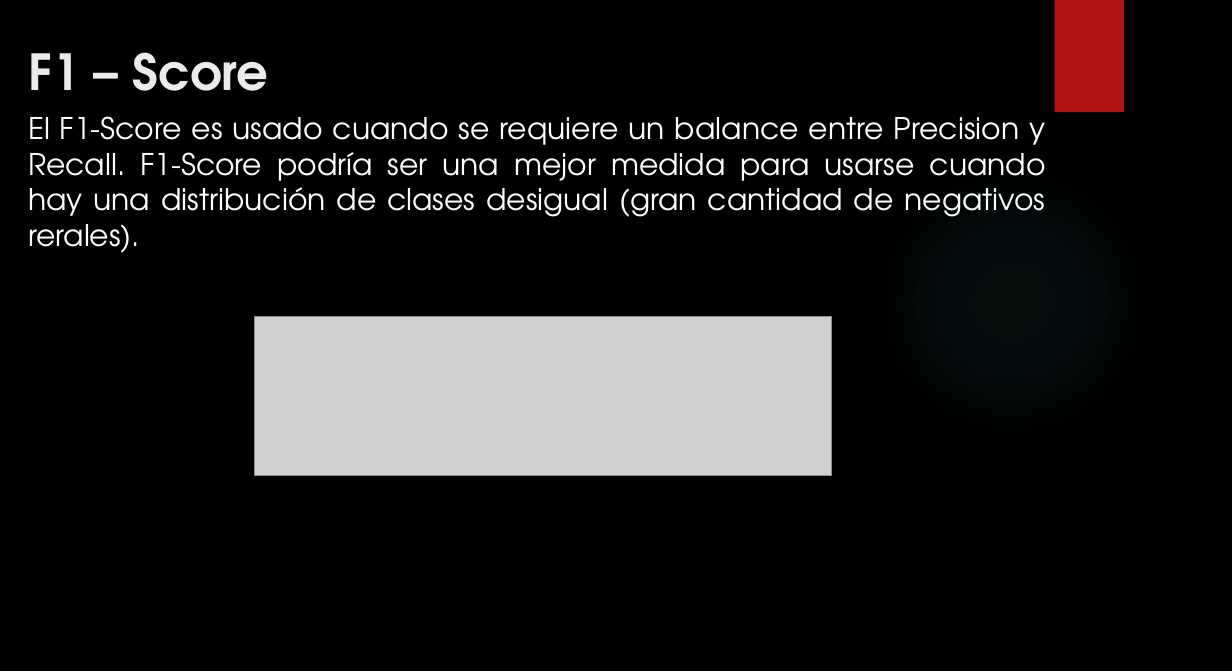
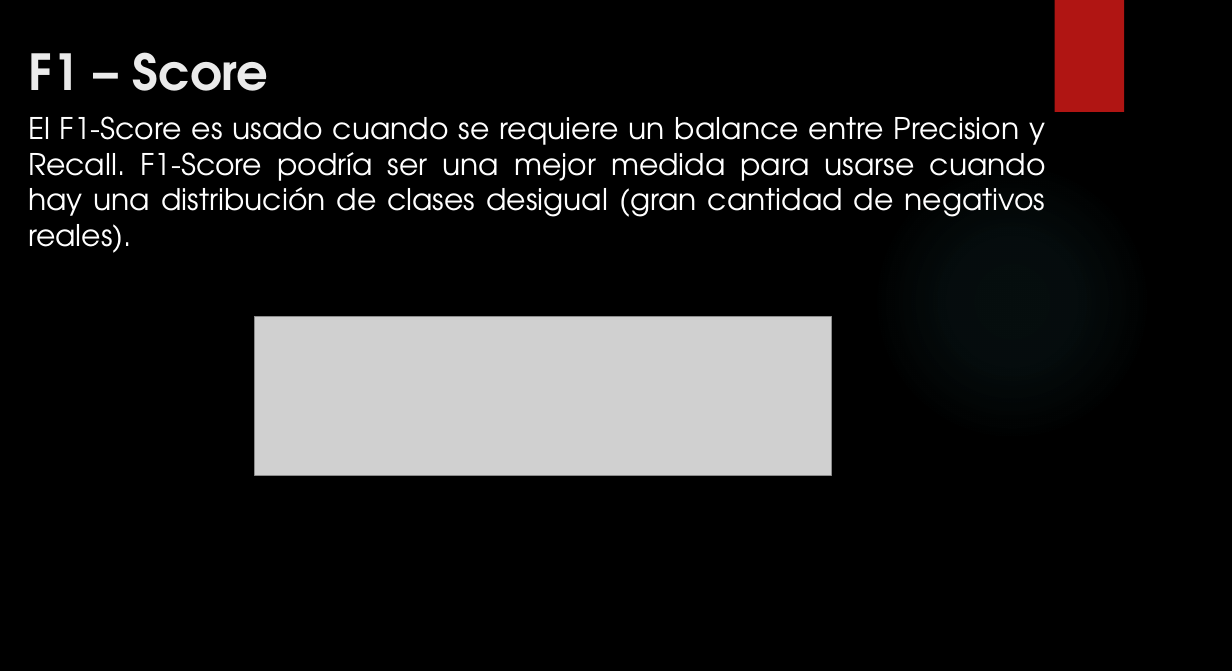
Before and after one commit to Xavi80/Material-CNBV, a slide deck: slide 9 of MOD 8/Presentaciones/Clasificacion.pptx. Drawn at 1232x671 pixels with LibreOffice and Linux fonts; fonts in the diff are those of the drawing; grey boxes stand for pictures; background and template pictures are left out. Boxes give left, top, right and bottom in pixels: in the first picture for what was removed or moved away, otherwise in the second. Text is boxed around its words. In the diff, an @@ line names an element or a change of style, - is before the commit and + after.

```diff
--- a/MOD 8/Presentaciones/Clasificacion.pptx
+++ b/MOD 8/Presentaciones/Clasificacion.pptx
@@ text at bbox=[28, 116, 1046, 253]: text changed @@
-El F1-Score es usado cuando se requiere un balance entre Precision y Recall. F1-Score podría ser una mejor medida para usarse cuando hay una distribución de clases desigual (gran cantidad de negativos rerales).
+El F1-Score es usado cuando se requiere un balance entre Precision y Recall. F1-Score podría ser una mejor medida para usarse cuando hay una distribución de clases desigual (gran cantidad de negativos reales).
```
Also in this commit, not shown: 1 other slide changed, 1 slide added, 2 other files.
